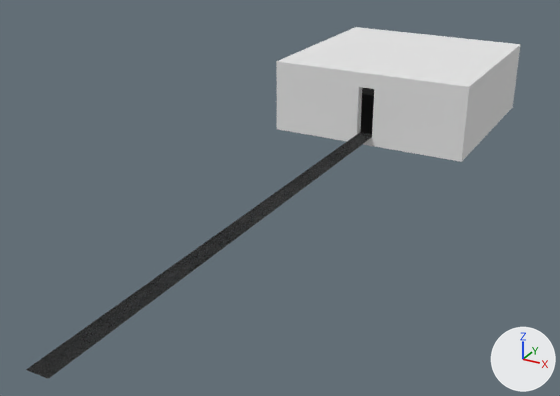
The glTF model webxr/3d/soba.glb, before and after one commit.
Before and after are seen from a 50 mm camera at (15.4, -43.2, 14.0) aimed at (-0.7, -13.8, -0.7). Arrows for +X, +Y and +Z are at lower right; the lights stay in place. Where no turn or scale is listed for an object, it has been applied to the vertices. Vertices at the same position are counted once.

Objects in the first picture: 'exterior', 'walkable'.
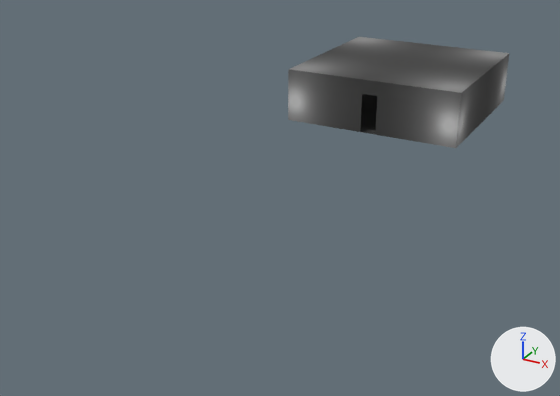
Where the change shows, as pixel boxes [x1, y1, x2, y2] in the pictures (560 x 396 px):
'exterior', deleted: before [26, 27, 521, 379]
'walkable', reshaped: before [29, 94, 374, 378]; after [361, 94, 377, 128]
'walls', unchanged, uncovered by the edit: before [360, 88, 374, 132]; after [288, 37, 509, 148]

What changed in the scene script:
```text
Change me_cube_003:
    used by ob_walkable; location = (0.0, 0.0, 1.5)
    verts and faces of me_cube_003; kept vertices keep their numbers, new ones are numbered from 8
    before: 0 (-4.0, -4.0, -1.5), 1 (-4.0, 4.0, -1.5), 2 (4.0, -4.0, -1.5), 3 (4.0, 4.0, -1.5), 4 (-0.4, -4.0, -1.5) at pixel (367, 127)
    before: 5 (0.4, -4.0, -1.5), 6 (-0.4, -30.0, -1.5) at pixel (25, 369), 7 (0.4, -30.0, -1.5) at pixel (48, 378)
    remove me_cube_003.from_pydata(...)  # 8 vertices, 6 faces; spans x -4.0..4.0, y -30.0..4.0, z -1.5
    add me_cube_003.from_pydata(...)  # 4 vertices, 2 faces; spans x -4.0..4.0, y -4.0..4.0, z -1.5
    me_cube_003 part 1
    add delete_vertices([*range(4, 8)])  # with the faces that use them
    add delete_faces([(0, 3, 1)])
    add faces += [(0, 2, 1), (1, 2, 3)]
Remove ob_exterior:
    ob_exterior = bpy.data.objects.new('exterior', me_cube_004)
    ob_exterior.location = (0.0, 0.0, 0.0)
```
